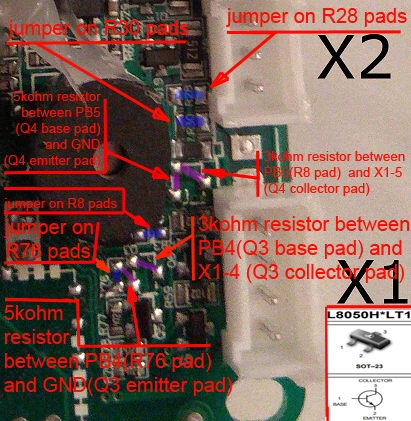
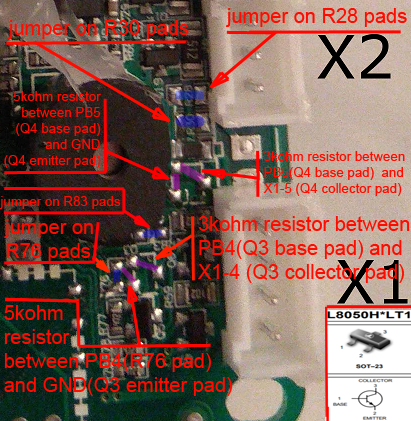
The second 411px x 421px image is a revision of the first. Changes to its layers:
renamed "3kohm resistor between PB5(R8" to "3kohm resistor between PB5(Q4", painted on it over [263, 167, 403, 196]
renamed "jumper on R8 pads" to "jumper on R83 pads", painted on it over [0, 196, 121, 211]
